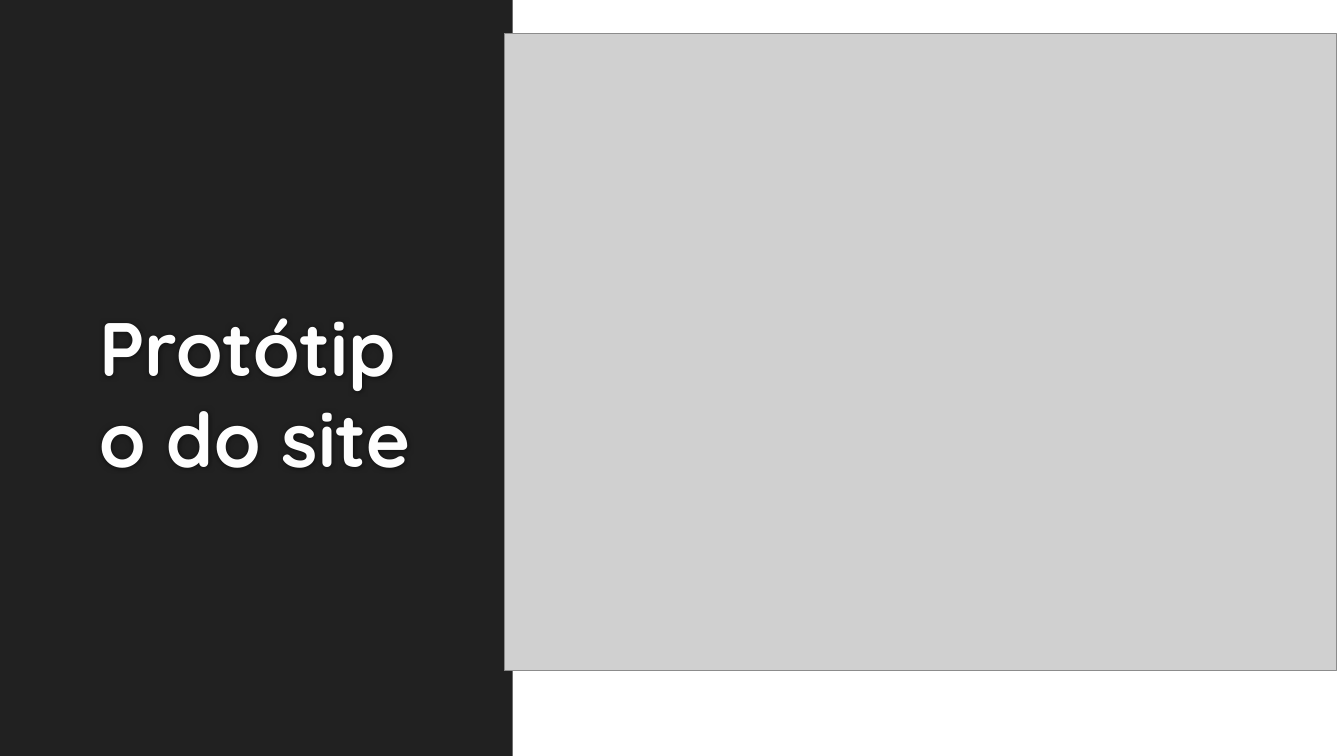
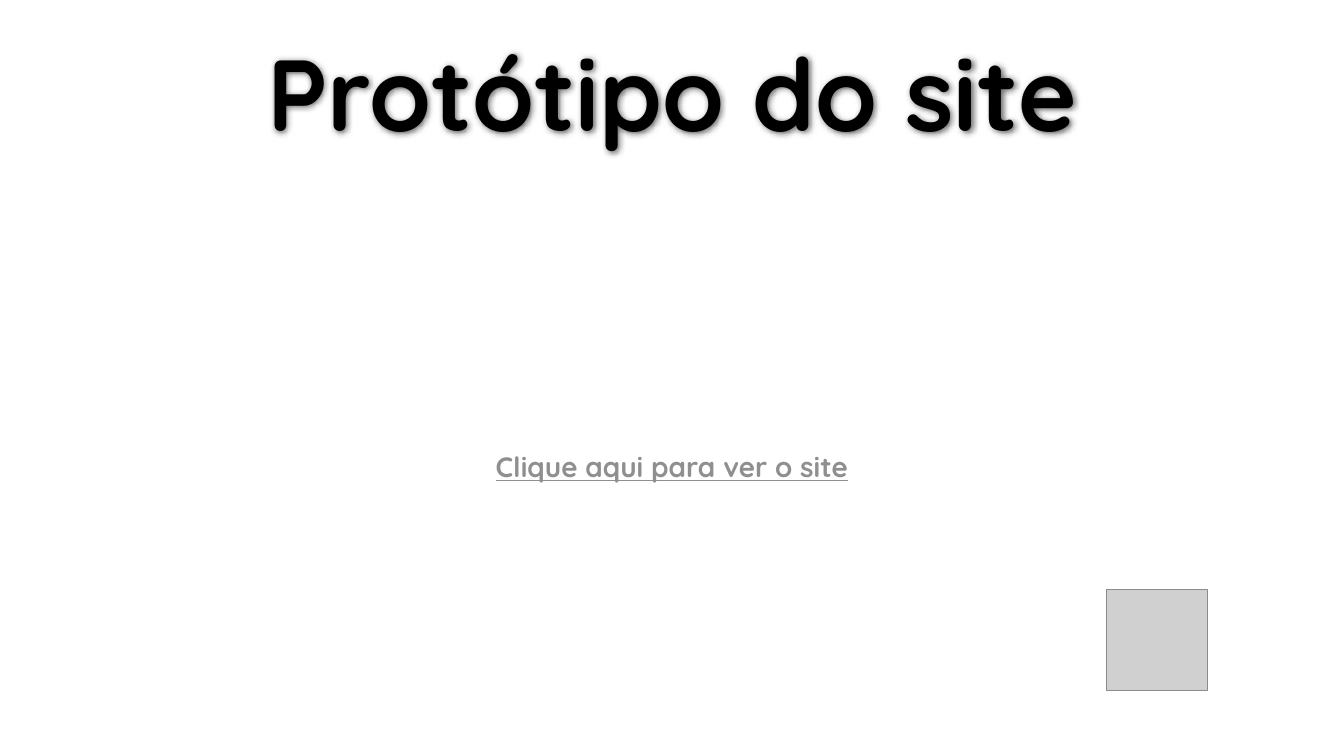
Before and after one commit to BandTec/grupo-05-cco, a slide deck: slide 9 of Apresentação/SPRINT-HUMILDIFICADORES.pptx (slide 5 before the commit). Drawn at 1344x756 pixels with LibreOffice and Linux fonts; fonts in the diff are those of the drawing; grey boxes stand for pictures; background and template pictures are left out. Boxes give left, top, right and bottom in pixels: in the first picture for what was removed or moved away, otherwise in the second. Text is boxed around its words. In the diff, an @@ line names an element or a change of style, - is before the commit and + after.

```diff
--- a/Apresentação/SPRINT-HUMILDIFICADORES.pptx
+++ b/Apresentação/SPRINT-HUMILDIFICADORES.pptx
@@ background #212121 to #FFFFFF @@
@@ title "Protótipo do site": place and size @@
-title "Protótipo do site" at box(167, 389, 411, 468)
+title "Protótipo do site" at box(267, 53, 1077, 155)
@@ title "Protótipo do site" at box(267, 53, 1077, 155): size 54 to 72 pt, text colour #FEFEFE to #000000; alignment left to centre @@
@@ rectangle removed at box(513, 0, 1344, 756) @@
@@ picture removed at box(504, 33, 1336, 670) @@
@@ text added at box(496, 456, 848, 483), 20 pt, text #8F8F8F, bold, underline @@
+Clique aqui para ver o site
@@ picture added at box(1107, 590, 1208, 691) @@
```
Also in this commit, not shown: 2 other slides changed, 7 slides added, 3 slides removed.
